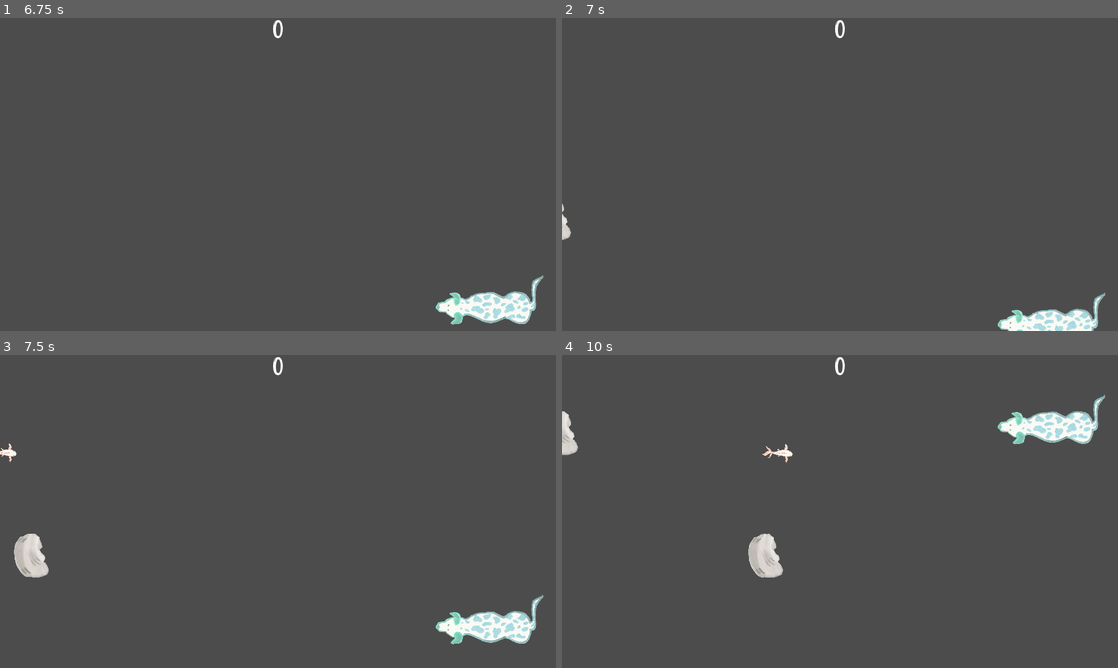
Above: before the commit, frames 1-4 (two rows, left to right).
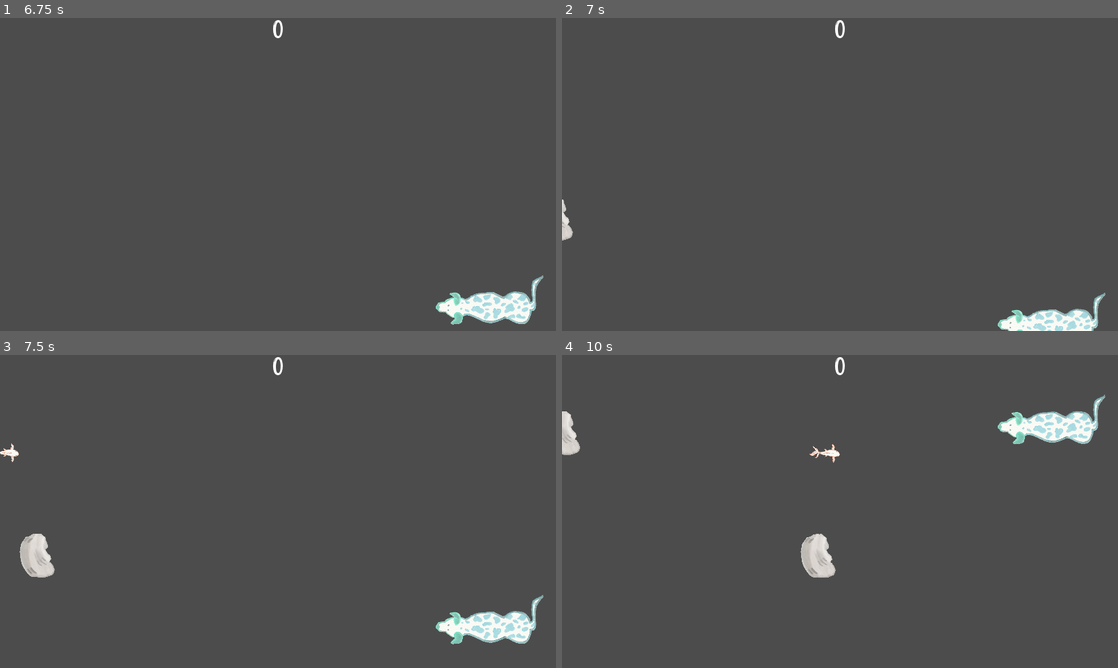
Above: after the commit, the same moments.

Repository: emmdie/dogGame
Game: Godot game, scene res://MainMenu.tscn
Two runs of this game, one before a commit and one after it. Both use one fixed random seed, a clock stepped at 60 frames per second and the inputs below.
Inputs (mouse positions are in pixels of both pictures, inside the frame that each line leads up to):
- Up to frame 1 (6.75 s): click "Play" at 0.5 s; click "Start" at 1.25 s; tap Enter (start_game, bound only after the commit) at 2, 2.1, 2.85, 3.6, 4.35, 5, 5.1, 5.85, 6.6 s; move the mouse to (400, 158) at 2.02 s; hold Up (move_up) 2.03-2.78 s; move the mouse to (166, 190) at 2.77 s; hold Down (move_down) 2.78-3.53 s; move the mouse to (333, 105) at 3.52 s; hold Up (move_up) 3.53-5.03 s; move the mouse to (250, 237) at 4.27 s; move the mouse to (444, 221) at 5.02 s; hold Down (move_down) from 5.03 s (still down); move the mouse to (111, 127) at 5.77 s; move the mouse to (305, 174) at 6.52 s
- Up to frame 2 (7 s): keep holding Down (move_down)
- Up to frame 3 (7.5 s): move the mouse to (194, 433) at 7.27 s; release Down (move_down) at 7.28 s; hold Up (move_up) from 7.28 s (still down); tap Enter (start_game, bound only after the commit) at 7.35 s
- Up to frame 4 (10 s): move the mouse to (962, 495) at 8.02 s; tap Enter (start_game, bound only after the commit) at 8.1, 8.85, 9.6 s; move the mouse to (728, 527) at 8.77 s; move the mouse to (895, 442) at 9.52 s; release Up (move_up) at 9.53 s; hold Down (move_down) from 9.53 s (still down)

Frame 1 is identical in both runs. In frame 2, less than 0.1% of the frame differs, in the area x 0-2%, y 58-72%; in frame 3, 0.5%; in frame 4, 1.6%, in the area x 0-50%, y 18-72%.

Commit message:
added the ability to strt by pressing enter

Diff:
--- a/Fish.tscn
+++ b/Fish.tscn
@@ -18,6 +18,7 @@
 [node name="Fish" type="RigidBody2D" groups=["mobs"]]
 collision_mask = 0
 gravity_scale = 0.0
+linear_damp = 0.0
 script = ExtResource( 2 )
 __meta__ = {
 "_edit_vertical_guides_": [ 36.0 ]
--- a/HUD.tscn
+++ b/HUD.tscn
@@ -6,6 +6,12 @@
 [sub_resource type="DynamicFont" id=1]
 size = 64
 font_data = ExtResource( 1 )
+
+[sub_resource type="InputEventAction" id=2]
+action = "start_game"
+
+[sub_resource type="ShortCut" id=3]
+shortcut = SubResource( 2 )
 
 [node name="HUD" type="CanvasLayer"]
 script = ExtResource( 2 )
@@ -38,6 +44,7 @@
 margin_right = 54.0
 margin_bottom = -100.0
 custom_fonts/font = SubResource( 1 )
+shortcut = SubResource( 3 )
 text = "Start"
 
 [node name="MessageTimer" type="Timer" parent="."]
--- a/Main.gd
+++ b/Main.gd
@@ -81,6 +81,6 @@
 func _on_Mafi_collected():
 	score += 1
 	$HUD.update_score(score)
-	$FishCoughtSound.pitch_scale = rand_range(0.9, 1.5)
-	print(str($FishCoughtSound.pitch_scale))
+	$FishCoughtSound.pitch_scale = rand_range(0.9, 1.2)
+	#print(str($FishCoughtSound.pitch_scale))
 	$FishCoughtSound.play()
--- a/Stone.tscn
+++ b/Stone.tscn
@@ -18,6 +18,7 @@
 [node name="Stone" type="RigidBody2D" groups=["mobs"]]
 collision_mask = 0
 gravity_scale = 0.0
+linear_damp = 0.0
 script = ExtResource( 2 )
 __meta__ = {
 "_edit_horizontal_guides_": [ -53.0 ],
--- a/project.godot
+++ b/project.godot
@@ -48,6 +48,11 @@
 "events": [ Object(InputEventKey,"resource_local_to_scene":false,"resource_name":"","device":0,"alt":false,"shift":false,"control":false,"meta":false,"command":false,"pressed":false,"scancode":16777217,"physical_scancode":0,"unicode":0,"echo":false,"script":null)
  ]
 }
+start_game={
+"deadzone": 0.5,
+"events": [ Object(InputEventKey,"resource_local_to_scene":false,"resource_name":"","device":0,"alt":false,"shift":false,"control":false,"meta":false,"command":false,"pressed":false,"scancode":16777221,"physical_scancode":0,"unicode":0,"echo":false,"script":null)
+ ]
+}
 
 [physics]
 
Not shown: 1 places in HUD.tscn that only renumber resources
